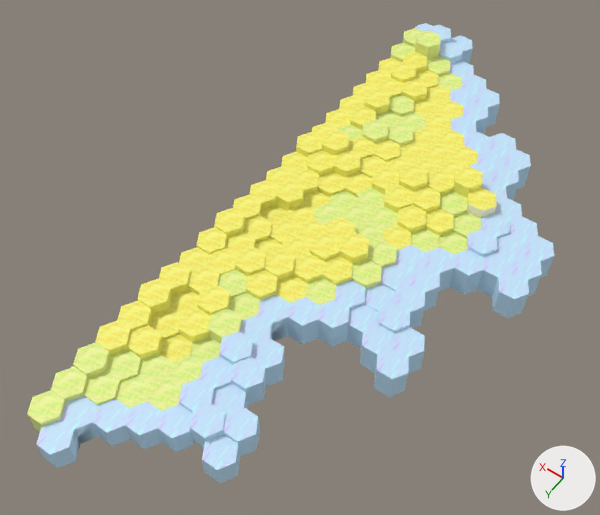
The FBX model Assets/GB_FBX/GB_Hexagon_Grid.fbx as it was, and as the next commit left it.
The view is the same before and after, from a 50 mm camera at (-6.6, 27.4, 40.7) aimed at (11.6, 1.9, 0.6). The axes (+X, +Y, +Z) are drawn at lower right. The lights are the same throughout. Where no turn or scale is listed for an object, it has been applied to the vertices. Vertices at the same position are counted once.

The first picture shows 'group10_group5_pCylinder103'.
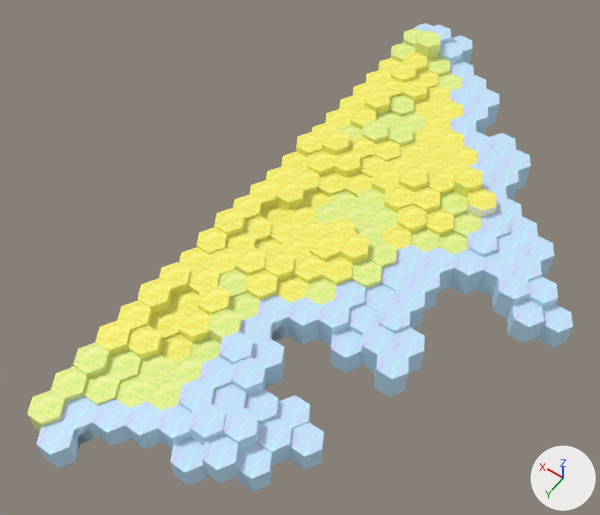
Changed parts and their boxes [x1, y1, x2, y2] in the pictures (600 x 515 px):
```json
{"object": "group10_group5_pCylinder103", "change": "reshaped", "before": [27, 23, 554, 483], "after": [27, 23, 573, 492]}
{"part": 1, "of": "me_mesh", "change": "added", "after": [330, 328, 362, 373], "on screen": "blue"}
{"part": 2, "of": "me_mesh", "change": "added", "after": [170, 437, 207, 486], "on screen": "blue"}
{"part": 3, "of": "me_mesh", "change": "added", "after": [236, 443, 273, 492], "on screen": "blue"}
{"part": 4, "of": "me_mesh", "change": "added", "after": [257, 417, 291, 465], "on screen": "blue"}
{"part": 5, "of": "me_mesh", "change": "added", "after": [277, 395, 310, 429], "on screen": "blue"}
{"part": 6, "of": "me_mesh", "change": "added", "after": [289, 422, 324, 470], "on screen": "blue"}
{"part": 7, "of": "me_mesh", "change": "added", "after": [245, 389, 278, 424], "on screen": "blue"}
{"part": 8, "of": "me_mesh", "change": "added", "after": [507, 299, 544, 343], "on screen": "blue"}
{"part": 9, "of": "me_mesh", "change": "added", "after": [527, 276, 558, 309], "on screen": "blue"}
{"part": 10, "of": "me_mesh", "change": "added", "after": [536, 304, 573, 348], "on screen": "blue"}
```

The change, as JSON lines over the scene's bpy script:
```json
{"block": "me_mesh", "where": "# used by ob_group10_group5_pcylinder103; location = (6.75, -3.46, -1.0)"}
{"op": "remove", "block": "me_mesh", "code": "me_mesh.from_pydata(...)  # 4984 vertices, 6839 faces; spans x -7.8..10.8, y -19.1..23.4, z 0.0..3.4"}
{"op": "add", "block": "me_mesh", "code": "me_mesh.from_pydata(...)  # 5124 vertices, 7019 faces; spans x -10.8..10.8, y -19.1..23.4, z -0.6..3.4"}
{"block": "me_mesh", "change": "me_mesh part 1: a new loose piece, a 6-sided cylinder along z spanning x -1.7..0.3, y 7.8..9.5, z -0.3..1.4, in mat_land_test (picture img_land_texture_png)"}
{"block": "me_mesh", "change": "me_mesh part 2: a new loose piece, a 6-sided cylinder along z spanning x 1.3..3.3, y 18.2..19.9, z -0.5..1.1, in mat_land_test (picture img_land_texture_png)"}
{"block": "me_mesh", "change": "me_mesh part 3: a new loose piece, a 6-sided cylinder along z spanning x -1.7..0.3, y 16.5..18.2, z -0.5..1.1, in mat_land_test (picture img_land_texture_png)"}
{"block": "me_mesh", "change": "me_mesh part 4: a new loose piece, a 6-sided cylinder along z spanning x -1.7..0.3, y 14.7..16.5, z -0.3..1.3, in mat_land_test (picture img_land_texture_png)"}
{"block": "me_mesh", "change": "me_mesh part 5: a new loose piece, a 6-sided cylinder along z spanning x -1.7..0.3, y 13.0..14.7, z -0.5..1.2, in mat_land_test (picture img_land_texture_png)"}
{"block": "me_mesh", "change": "me_mesh part 6: a new loose piece, a 6-sided cylinder along z spanning x -3.2..-1.2, y 13.9..15.6, z -0.6..1.1, in mat_land_test (picture img_land_texture_png)"}
{"block": "me_mesh", "change": "me_mesh part 7: a new loose piece, a 6-sided cylinder along z spanning x -0.2..1.8, y 13.9..15.6, z -0.1..1.6, in mat_land_test (picture img_land_texture_png)"}
{"block": "me_mesh", "change": "me_mesh part 8: a new loose piece, a 6-sided cylinder along z spanning x -9.2..-7.3, y 0.0..1.7, z -0.2..1.5, in mat_land_test (picture img_land_texture_png)"}
{"block": "me_mesh", "change": "me_mesh part 9: a new loose piece, a 6-sided cylinder along z spanning x -9.2..-7.3, y -1.7..0.0, z 0.2..1.8, in mat_land_test (picture img_land_texture_png)"}
{"block": "me_mesh", "change": "me_mesh part 10: a new loose piece, a 6-sided cylinder along z spanning x -10.8..-8.8, y -0.9..0.9, z -0.5..1.2, in mat_land_test (picture img_land_texture_png)"}
```
